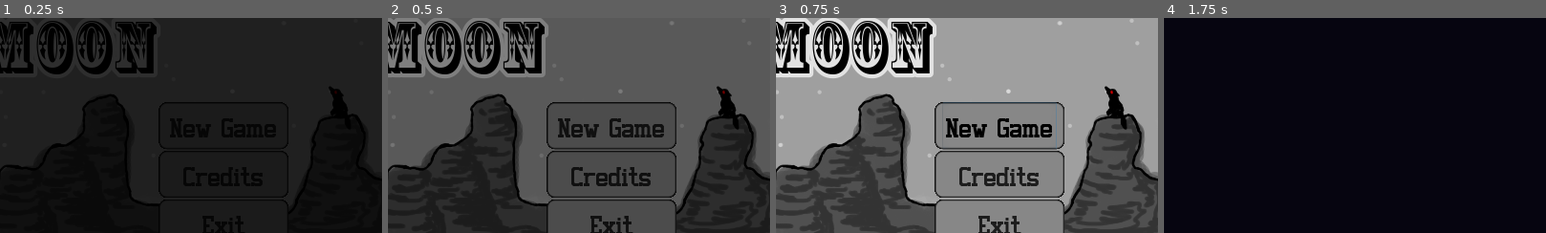
Above: before the commit, frames 1-4 (left to right).
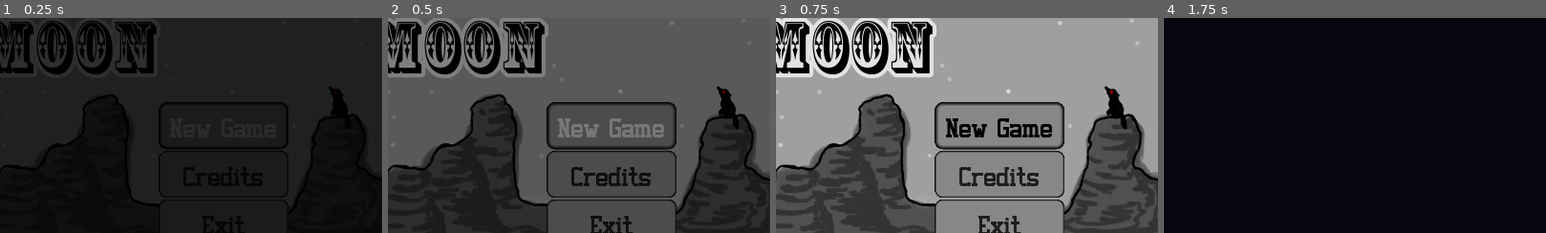
Above: after the commit, the same moments.

Repository: gadse/high-moon
Game: Godot game, scene res://scenes/main_menu/MainMenu.tscn
Two runs of this game, one before a commit and one after it. Both use one fixed random seed, a clock stepped at 60 frames per second and the inputs below.
Inputs:
- Up to frame 1 (0.25 s): no input
- Up to frame 2 (0.5 s): no input
- Up to frame 3 (0.75 s): click "New Game" at 0.5 s
- Up to frame 4 (1.75 s): click "New Game" at 1.25 s
The pictures show only the part of the screen within x 50-100%, y 9-59%; the shares and areas given below are measured in that part.

The runs differ from the first frame. In frame 1, 1.0% of the frame differs, in the area x 44-73%, y 46-56%; in frame 2, 1.7%, in the area x 42-76%, y 40-61%; in frame 3, 1.4%; in frame 4, nothing differs.

Commit message:
Improve buttons in main menu

Diff:
--- a/scenes/credit_screen/Credits.gd
+++ b/scenes/credit_screen/Credits.gd
@@ -1,9 +1,9 @@
 extends TextureRect
 
 func _ready():
+	self.grab_focus()
 	$Fader.connect("faded_out", self, "queue_free")
 	$Fader.fade_in()
 
 func _on_Credits_gui_input(event):
-	if event.is_pressed() and event.button_index == BUTTON_LEFT:
-		$Fader.fade_out()
+	$Fader.fade_out()
--- a/scenes/credit_screen/Credits.tscn
+++ b/scenes/credit_screen/Credits.tscn
@@ -2,10 +2,6 @@
 
 [ext_resource path="res://scenes/templates/scene_fader/SceneFader.tscn" type="PackedScene" id=1]
 [ext_resource path="res://scenes/credit_screen/Credits.gd" type="Script" id=2]
-
-
-
-
 
 [sub_resource type="Gradient" id=1]
 
@@ -16,6 +12,7 @@
 [node name="Credits" type="TextureRect"]
 anchor_right = 1.0
 anchor_bottom = 1.0
+focus_mode = 2
 texture = SubResource( 2 )
 expand = true
 script = ExtResource( 2 )
--- a/scenes/main_menu/Buttons.tres
+++ b/scenes/main_menu/Buttons.tres
@@ -1,6 +1,20 @@
-[gd_resource type="Theme" load_steps=6 format=2]
+[gd_resource type="Theme" load_steps=7 format=2]
 
 [ext_resource path="res://fonts/staubach/Staubach.ttf" type="DynamicFontData" id=1]
+
+[sub_resource type="StyleBoxFlat" id=5]
+border_width_left = 10
+border_width_top = 10
+border_width_right = 10
+border_width_bottom = 10
+border_color = Color( 0, 0, 0, 1 )
+border_blend = true
+corner_radius_top_left = 20
+corner_radius_top_right = 20
+corner_radius_bottom_right = 20
+corner_radius_bottom_left = 20
+expand_margin_left = 20.0
+expand_margin_right = 20.0
 
 [sub_resource type="StyleBoxFlat" id=1]
 border_width_left = 5
@@ -31,10 +45,10 @@
 expand_margin_right = 20.0
 
 [sub_resource type="StyleBoxFlat" id=3]
-border_width_left = 5
-border_width_top = 5
-border_width_right = 5
-border_width_bottom = 5
+border_width_left = 10
+border_width_top = 10
+border_width_right = 10
+border_width_bottom = 10
 border_color = Color( 0, 0, 0, 1 )
 border_blend = true
 corner_radius_top_left = 20
@@ -57,7 +71,7 @@
 Button/constants/hseparation = 2
 Button/fonts/font = null
 Button/styles/disabled = null
-Button/styles/focus = null
+Button/styles/focus = SubResource( 5 )
 Button/styles/hover = SubResource( 1 )
 Button/styles/normal = SubResource( 2 )
 Button/styles/pressed = SubResource( 3 )
--- a/scenes/main_menu/MainMenu.gd
+++ b/scenes/main_menu/MainMenu.gd
@@ -7,6 +7,7 @@
 	self._show_menu()
 
 func _show_menu():
+	$VBoxContainer/NewGameButton.grab_focus()
 	if not $BackgroundMusic.playing:
 		$BackgroundMusic.fade_in()
 	$Fader.fade_in()
--- a/scenes/main_menu/MainMenu.tscn
+++ b/scenes/main_menu/MainMenu.tscn
@@ -50,6 +50,7 @@
 [node name="NewGameButton" type="Button" parent="VBoxContainer"]
 margin_right = 286.0
 margin_bottom = 117.0
+focus_next = NodePath("../CreditsButton")
 theme = ExtResource( 5 )
 text = "New Game"
 
@@ -57,6 +58,8 @@
 margin_top = 121.0
 margin_right = 286.0
 margin_bottom = 238.0
+focus_next = NodePath("../ExitButton")
+focus_previous = NodePath("../NewGameButton")
 theme = ExtResource( 5 )
 text = "Credits"
 
@@ -64,6 +67,7 @@
 margin_top = 242.0
 margin_right = 286.0
 margin_bottom = 359.0
+focus_previous = NodePath("../CreditsButton")
 theme = ExtResource( 5 )
 text = "Exit"
 
